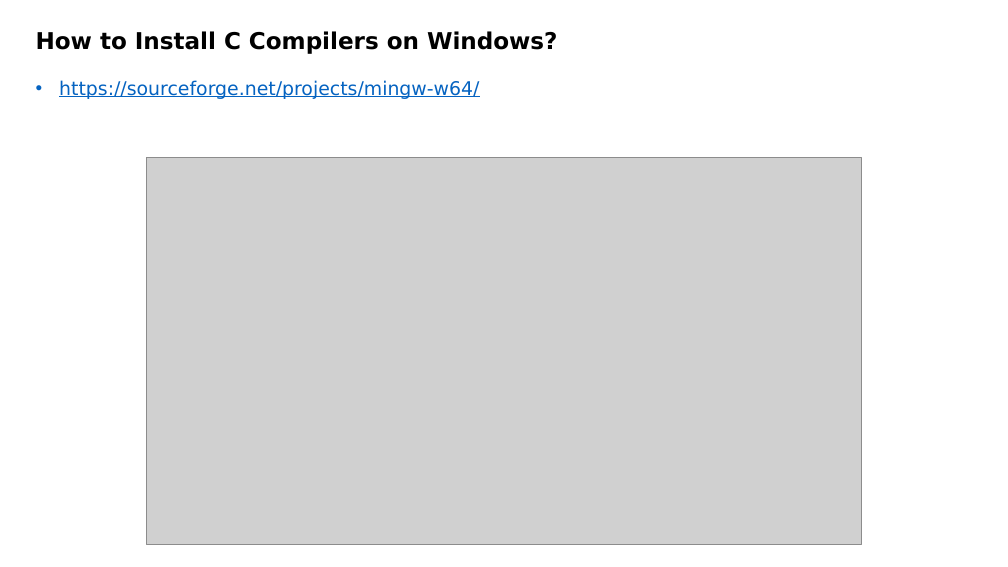
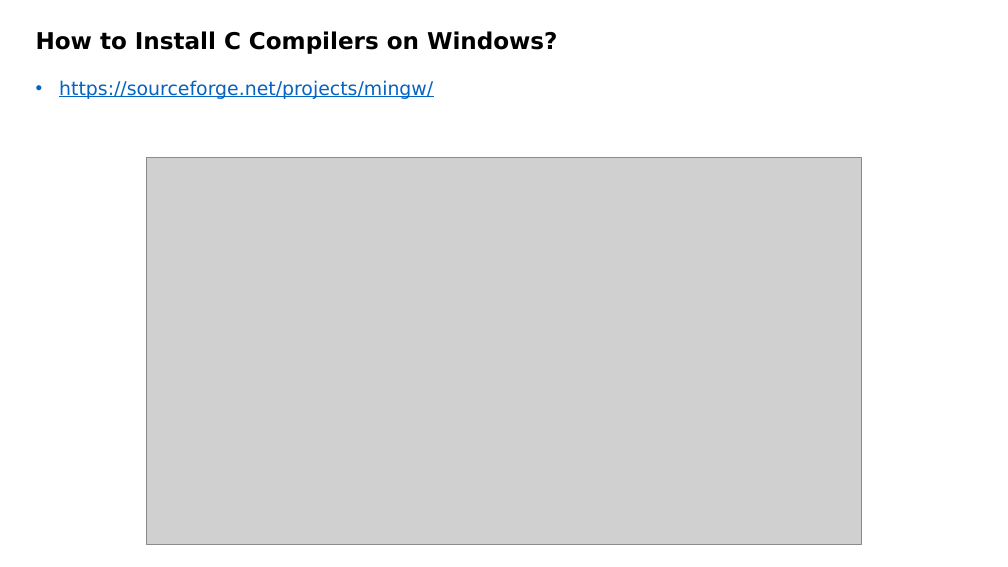
Before and after one commit to ismailbsrn/c-for-begginers, a slide deck: slide 5 of c.pptx. Drawn at 1008x567 pixels with LibreOffice and Linux fonts; fonts in the diff are those of the drawing; grey boxes stand for pictures. Boxes give left, top, right and bottom in pixels: in the first picture for what was removed or moved away, otherwise in the second. Text is boxed around its words. In the diff, an @@ line names an element or a change of style, - is before the commit and + after.

```diff
--- a/c.pptx
+++ b/c.pptx
@@ text at box(59, 80, 433, 99): text changed @@
-• https://sourceforge.net/projects/mingw-w64/
+• https://sourceforge.net/projects/mingw/
```
Also in this commit, not shown: 1 other file.
